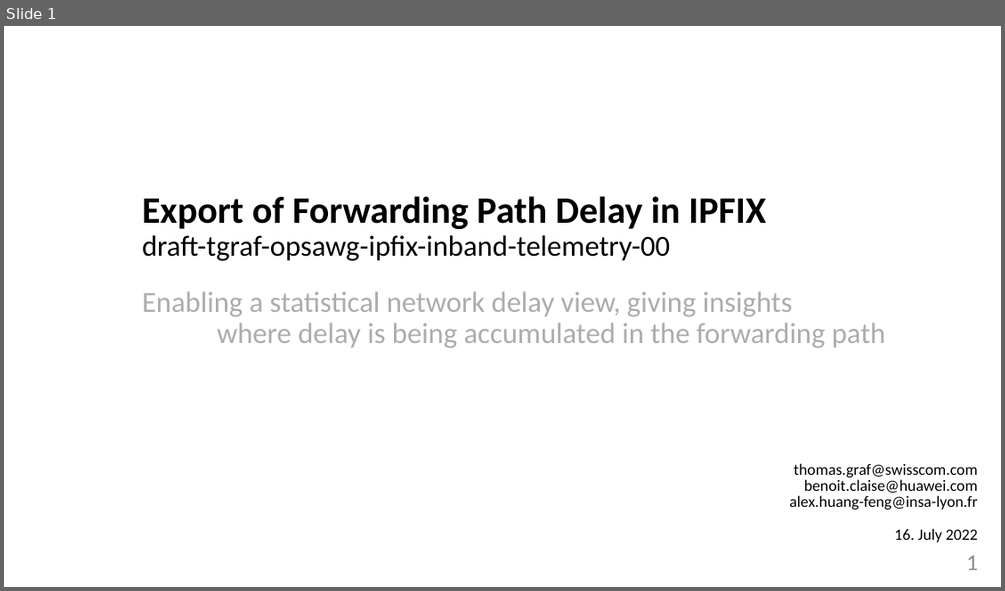
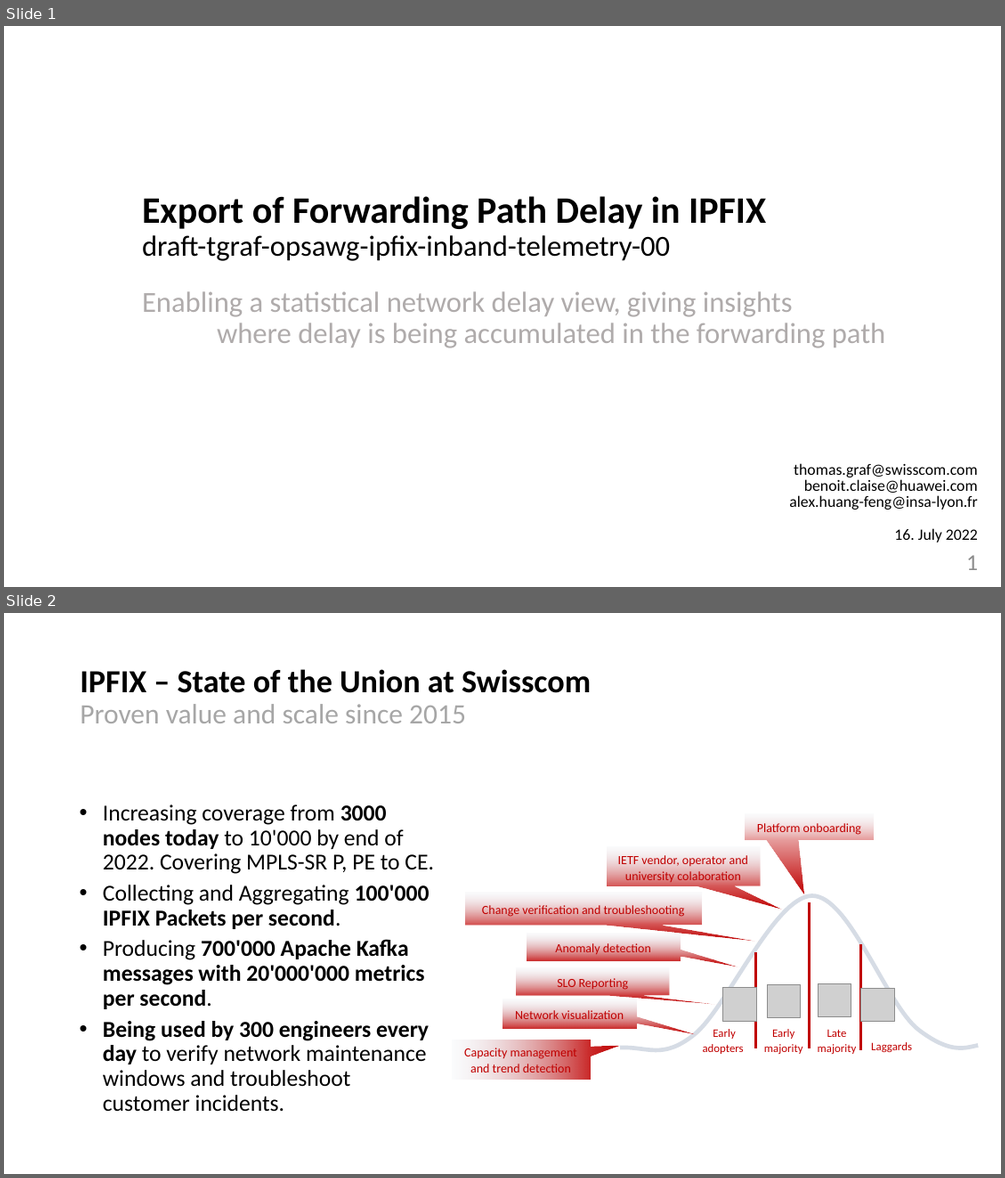
Before and after one commit to network-analytics/draft-ietf-opsawg-ipfix-on-path-telemetry, a slide deck: draft-tgraf-opsawg-ipfix-inband-telemetry-00.pptx. Shown one above the other, each under a label of ours: slide 1 before the commit, slides 1 and 2 after it. The pictures are 1005x591 and 1005x1178 pixels, drawn with LibreOffice and Linux fonts; fonts in the diff are those of the drawing; grey boxes stand for pictures. Boxes give left, top, right and bottom in pixels: in the first picture for what was removed or moved away, otherwise in the second. Text is boxed around its words. In the diff, an @@ line names an element or a change of style, - is before the commit and + after.

Commit message:
Added intro Slide with state of the union at Swisscom

```diff
--- a/draft-tgraf-opsawg-ipfix-inband-telemetry-00.pptx
+++ b/draft-tgraf-opsawg-ipfix-inband-telemetry-00.pptx
@@ slide 2 added at (x1=4, y1=613, x2=1001, y2=1174), background #FFFFFF @@
@@ text added at (x1=80, y1=669, x2=591, y2=723), 31 pt, text #000000, bold @@
+IPFIX – State of the Union at Swisscom
+Proven value and scale since 2015
@@ text added at (x1=103, y1=804, x2=434, y2=1111), 22 pt, text #000000 @@
+• Increasing coverage from 3000 nodes today to 10'000 by end of 2022. Covering MPLS-SR P, PE to CE.
+• Collecting and Aggregating 100'000 IPFIX Packets per second.
+• Producing 700'000 Apache Kafka messages with 20'000'000 metrics per second.
+• Being used by 300 engineers every day to verify network maintenance windows and troubleshoot customer incidents.
@@ speech box added at (x1=745, y1=814, x2=874, y2=840), fill gradient #D6DCE5 to #C00000, 12 pt, text #C00000 @@
+Platform onboarding
@@ speech box added at (x1=607, y1=847, x2=760, y2=886), fill gradient #D6DCE5 to #C00000, 12 pt, text #C00000 @@
+IETF vendor, operator and university colaboration
@@ speech box added at (x1=465, y1=892, x2=701, y2=925), fill gradient #D6DCE5 to #C00000, 12 pt, text #C00000 @@
+Change verification and troubleshooting
@@ freeform shape added at (x1=620, y1=896, x2=979, y2=1051), outline #D6DCE5 4 pt @@
@@ line added from (809, 902) to (809, 1049), #D6DCE5 2 pt @@
@@ speech box added at (x1=527, y1=933, x2=680, y2=961), fill gradient #D6DCE5 to #C00000, 12 pt, text #C00000 @@
+Anomaly detection
@@ line added from (755, 952) to (755, 1049), #D6DCE5 2 pt @@
@@ line added from (861, 944) to (861, 1050), #D6DCE5 2 pt @@
@@ speech box added at (x1=517, y1=967, x2=669, y2=995), fill gradient #D6DCE5 to #C00000, 12 pt, text #C00000 @@
+SLO Reporting
@@ picture added at (x1=767, y1=985, x2=801, y2=1018) @@
@@ picture added at (x1=817, y1=983, x2=851, y2=1017) @@
@@ speech box added at (x1=502, y1=999, x2=637, y2=1028), fill gradient #D6DCE5 to #C00000, 12 pt, text #C00000 @@
+Network visualization
@@ picture added at (x1=723, y1=988, x2=757, y2=1022) @@
@@ picture added at (x1=861, y1=988, x2=895, y2=1022) @@
@@ text added at (x1=703, y1=1029, x2=744, y2=1054), 11 pt, text #C00000 @@
+  Early
+  adopters
@@ text added at (x1=764, y1=1029, x2=803, y2=1054), 11 pt, text #C00000 @@
+  Early
+  majority
@@ text added at (x1=817, y1=1030, x2=857, y2=1054), 11 pt, text #C00000 @@
+  Late
+  majority
@@ speech box added at (x1=452, y1=1040, x2=591, y2=1078), fill gradient #D6DCE5 to #C00000, 12 pt, text #C00000 @@
+Capacity management and trend detection
@@ text added at (x1=871, y1=1042, x2=912, y2=1053), 11 pt, text #C00000 @@
+  Laggards
```
Also in this commit, not shown: 1 other file.
